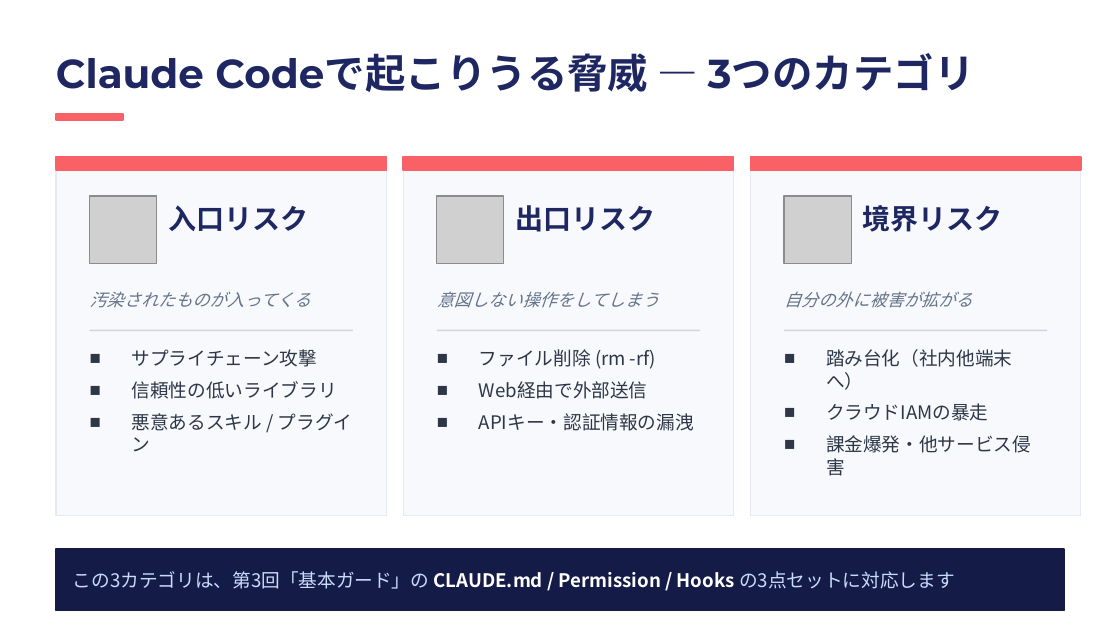
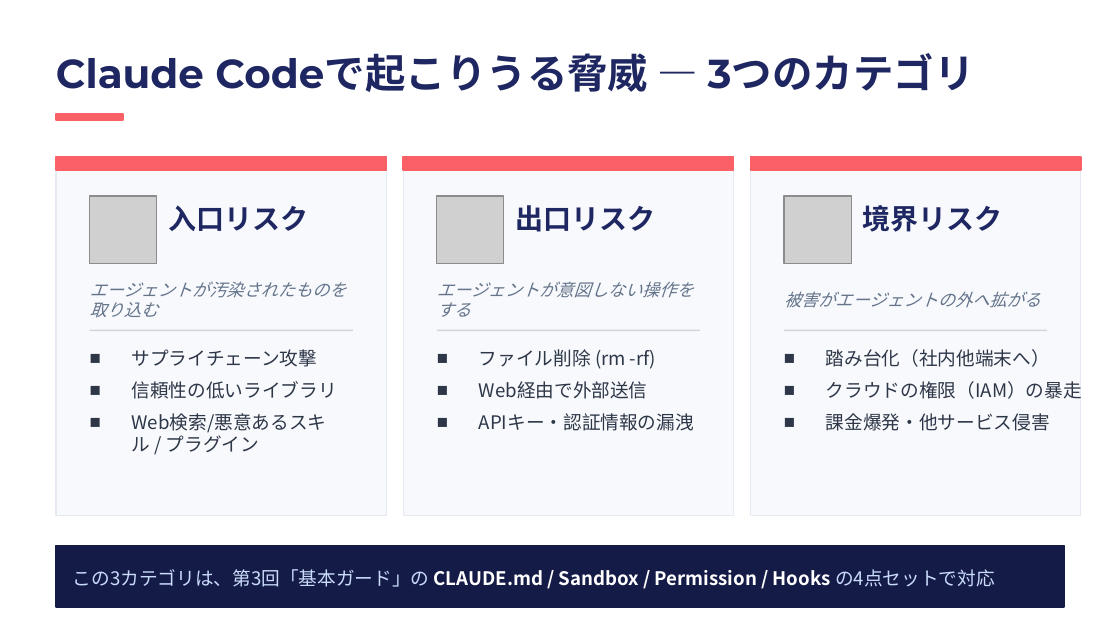
Before and after one commit to ktsuchida11/ClaudeWorkshop, a slide deck: slide 4 of session1/session1_full.pptx. Drawn at 1120x630 pixels with LibreOffice and Linux fonts; fonts in the diff are those of the drawing; grey boxes stand for pictures. Boxes give left, top, right and bottom in pixels: in the first picture for what was removed or moved away, otherwise in the second. Text is boxed around its words. In the diff, an @@ line names an element or a change of style, - is before the commit and + after.

```diff
--- a/session1/session1_full.pptx
+++ b/session1/session1_full.pptx
@@ text at [90,281,347,318]: text changed @@
-汚染されたものが入ってくる
+エージェントが汚染されたものを取り込む
@@ text at [437,281,694,317]: text changed @@
-意図しない操作をしてしまう
+エージェントが意図しない操作をする
@@ text at [784,291,1041,308]: text changed @@
-自分の外に被害が拡がる
+被害がエージェントの外へ拡がる
@@ text at [826,381,1082,399]: text changed @@
-■ クラウドIAMの暴走
+■ クラウドの権限（IAM）の暴走
@@ text at [132,413,327,452]: text changed @@
-■ 悪意あるスキル / プラグイン
+■ Web検索/悪意あるスキル / プラグイン
@@ rectangle: place and size @@
-rectangle at [56,549,1064,610]
+rectangle at [56,545,1064,607]
@@ text at [73,569,995,587]: text changed; text colour #CADCFC to #FFFFFF; bold on @@
-この3カテゴリは、第3回「基本ガード」の CLAUDE.md / Permission / Hooks の3点セットに対応します
+この3カテゴリは、第3回「基本ガード」の CLAUDE.md / Sandbox / Permission / Hooks の4点セットで対応
```
Also in this commit, not shown: 14 other slides changed.
